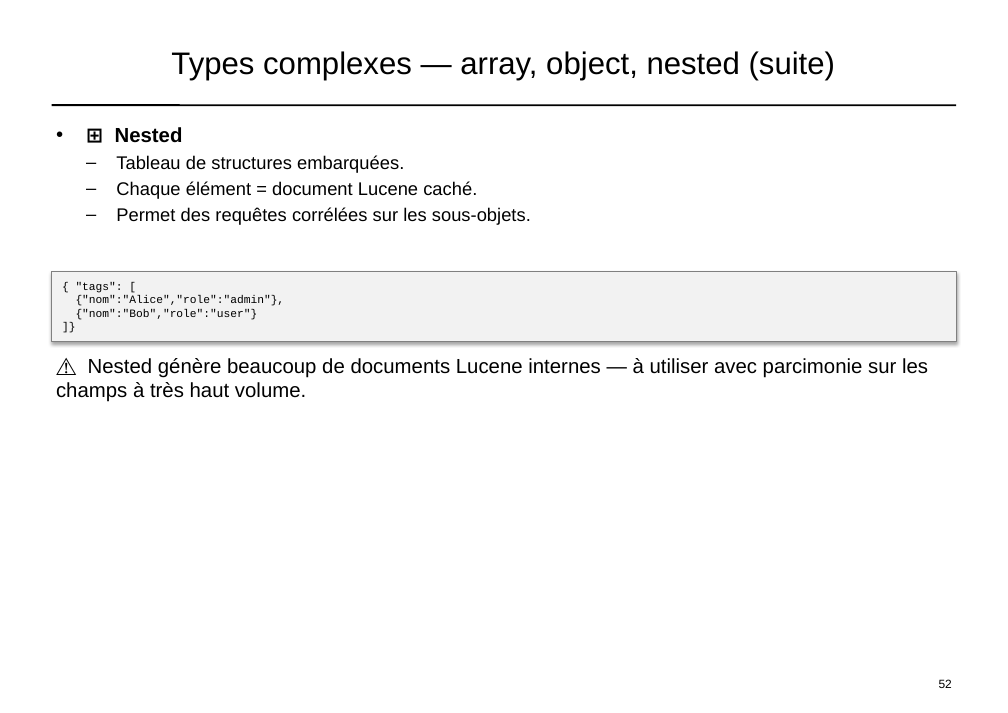
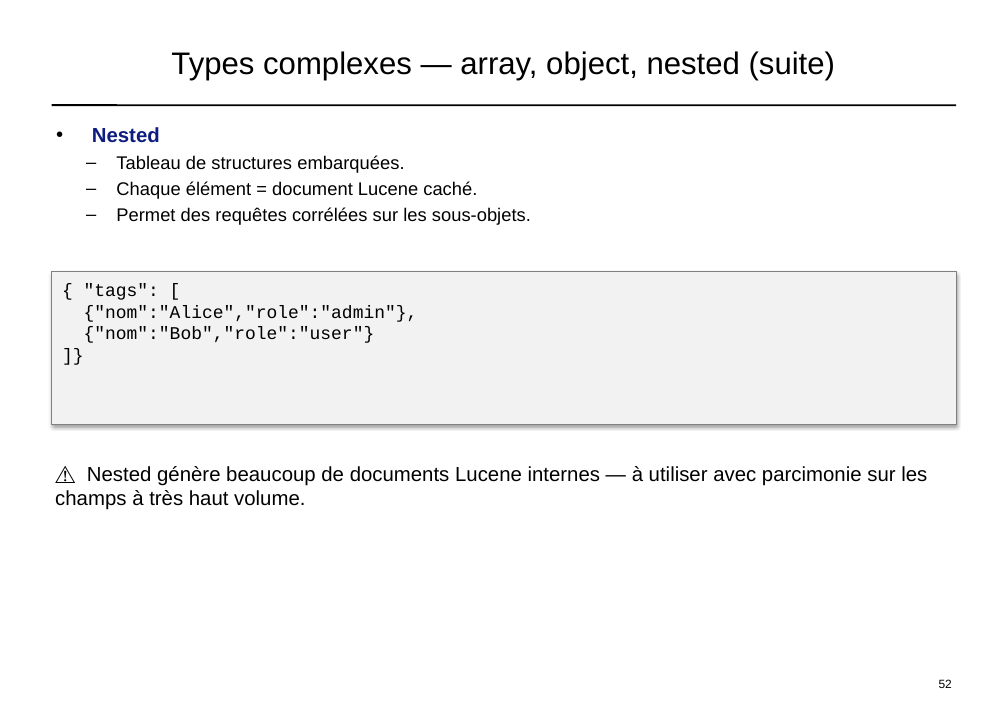
Before and after one commit to dthibau/opensearch, a slide deck: slide 42 of opensearch_simple.pptx. Drawn at 1008x713 pixels with LibreOffice and Linux fonts; fonts in the diff are those of the drawing. Boxes give left, top, right and bottom in pixels: in the first picture for what was removed or moved away, otherwise in the second. Text is boxed around its words. In the diff, an @@ line names an element or a change of style, - is before the commit and + after.

```diff
--- a/opensearch_simple.pptx
+++ b/opensearch_simple.pptx
@@ text at (92,127,160,143): text changed; text colour #000000 to #0F1C81 @@
-• ⊞ Nested
+• Nested
@@ rectangle "{ "tags": [": place and size @@
-rectangle "{ "tags": [" at (52,272,956,341)
+rectangle "{ "tags": [" at (52,272,956,424)
@@ rectangle "{ "tags": [" at (52,272,956,424): size 9.4 to 15 pt @@
@@ text "⚠️ Nested génère beaucoup de ...": place and size @@
-text "⚠️ Nested génère beaucoup de ..." at (56,358,928,402)
+text "⚠️ Nested génère beaucoup de ..." at (55,466,927,510)
```
Also in this commit, not shown: 23 other slides changed, 11 slides added, 3 other files.
